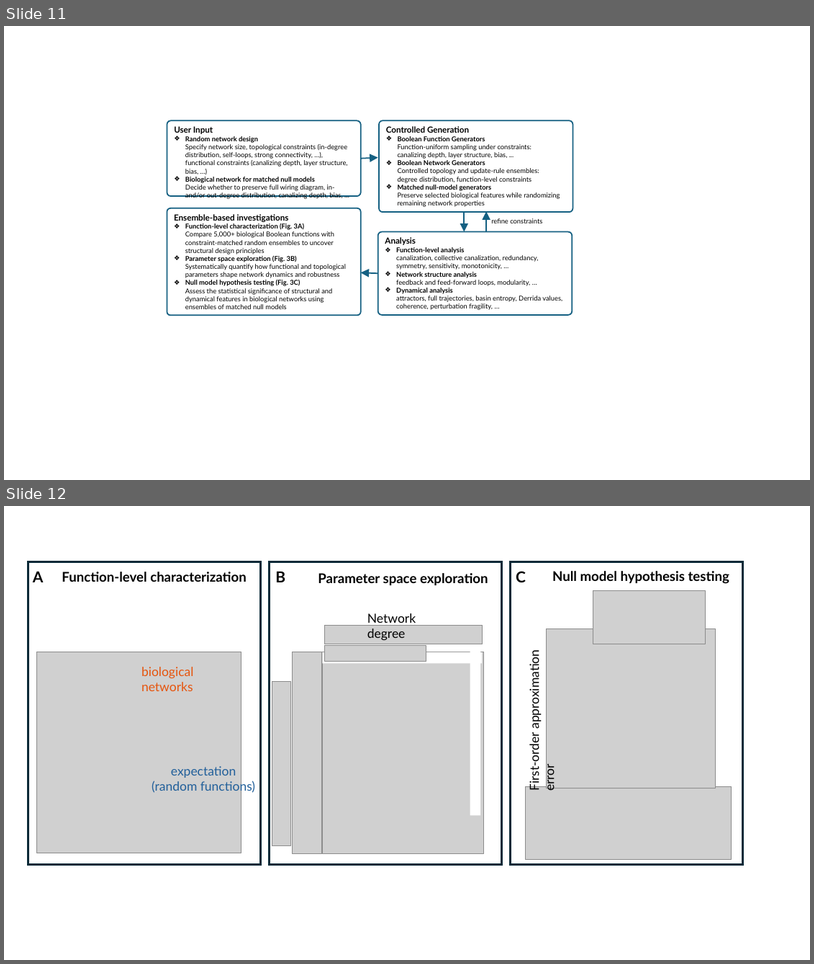
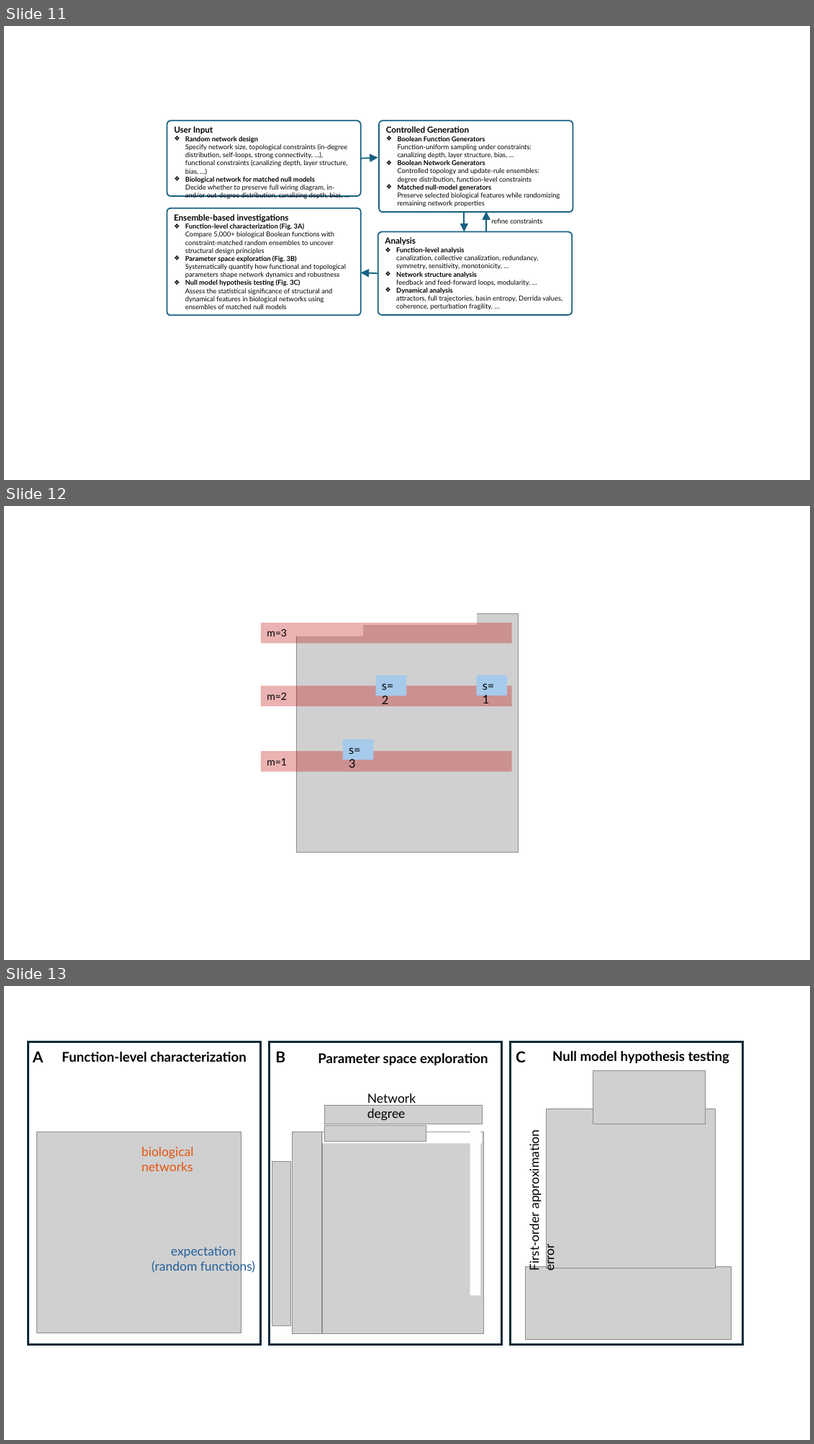
Before and after one commit to ckadelka/BoolForge, a slide deck: paper/figures.pptx. Shown one above the other, each under a label of ours: slides 11 and 12 before the commit, slides 11, 12 and 13 after it. The pictures are 814x964 and 814x1444 pixels, drawn with LibreOffice and Linux fonts; fonts in the diff are those of the drawing; grey boxes stand for pictures. Boxes give left, top, right and bottom in pixels: in the first picture for what was removed or moved away, otherwise in the second. Text is boxed around its words. In the diff, an @@ line names an element or a change of style, - is before the commit and + after.

```diff
--- a/paper/figures.pptx
+++ b/paper/figures.pptx
@@ slide 12 added at [4, 506, 810, 960], background #FFFFFF @@
@@ rectangle added at [363, 582, 477, 625], fill #FFFFFF @@
@@ rectangle added at [250, 594, 363, 636], fill #FFFFFF @@
@@ rectangle added at [261, 623, 512, 644], fill #C00000 at 30% opacity, 12 pt, text #000000 @@
+m=3
@@ picture added at [296, 614, 518, 852] @@
@@ rectangle added at [376, 675, 407, 696], fill #A6CAEC, 14 pt, text #000000 @@
+s=2
@@ rectangle added at [477, 674, 508, 695], fill #A6CAEC, 14 pt, text #000000 @@
+s=1
@@ rectangle added at [261, 686, 512, 706], fill #C00000 at 30% opacity, 12 pt, text #000000 @@
+m=2
@@ rectangle added at [343, 739, 374, 760], fill #A6CAEC, 14 pt, text #000000 @@
+s=3
@@ rectangle added at [261, 751, 512, 772], fill #C00000 at 30% opacity, 12 pt, text #000000 @@
+m=1
@@ what was slide 12 is now slide 13 @@
```
Also in this commit, not shown: 3 other files.
